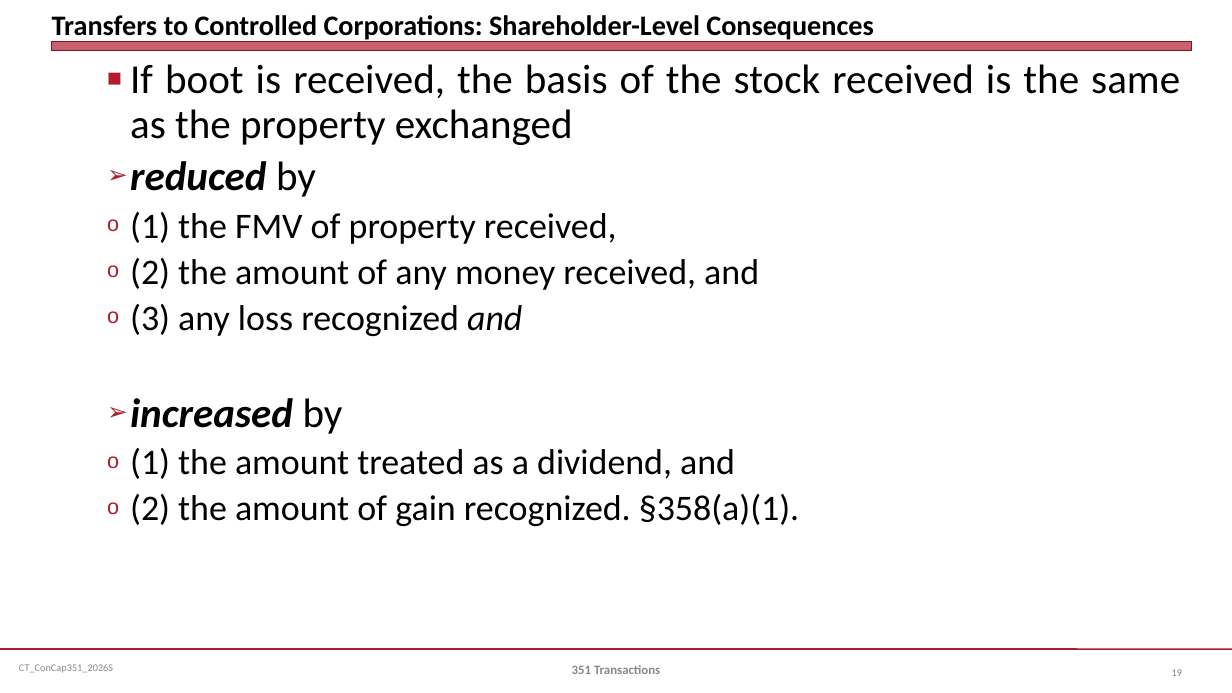
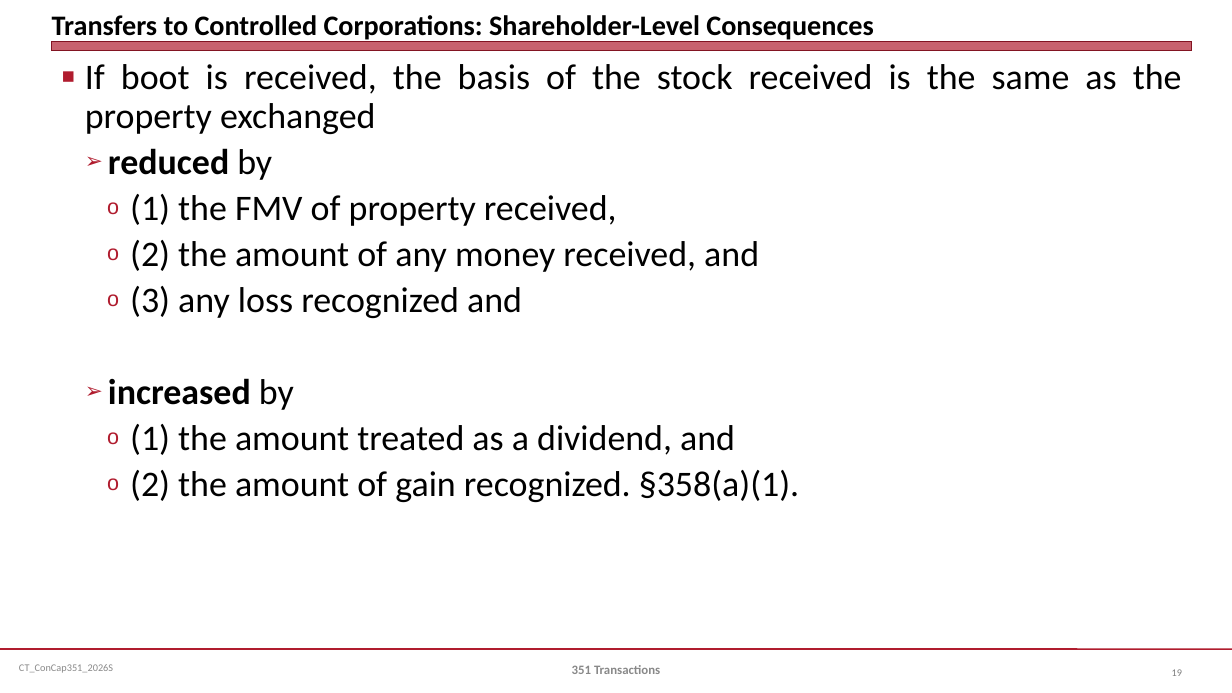
Before and after one commit to jmc877/Corporate-Tax, a slide deck: slide 19 of slides/CT_ConCap351_2026S.pptx. Drawn at 1232x693 pixels with LibreOffice and Linux fonts; fonts in the diff are those of the drawing. Boxes give left, top, right and bottom in pixels: in the first picture for what was removed or moved away, otherwise in the second. Text is boxed around its words. In the diff, an @@ line names an element or a change of style, - is before the commit and + after.

```diff
--- a/slides/CT_ConCap351_2026S.pptx
+++ b/slides/CT_ConCap351_2026S.pptx
@@ text at [85, 64, 1182, 410]: size 32 to 28 pt in "If boot is received, the basis of ...", "reduced by", "increased by"; italic off in "reduced", "and", "increased"; indent changed @@
```
Also in this commit, not shown: 8 other slides changed, 3 other files.
